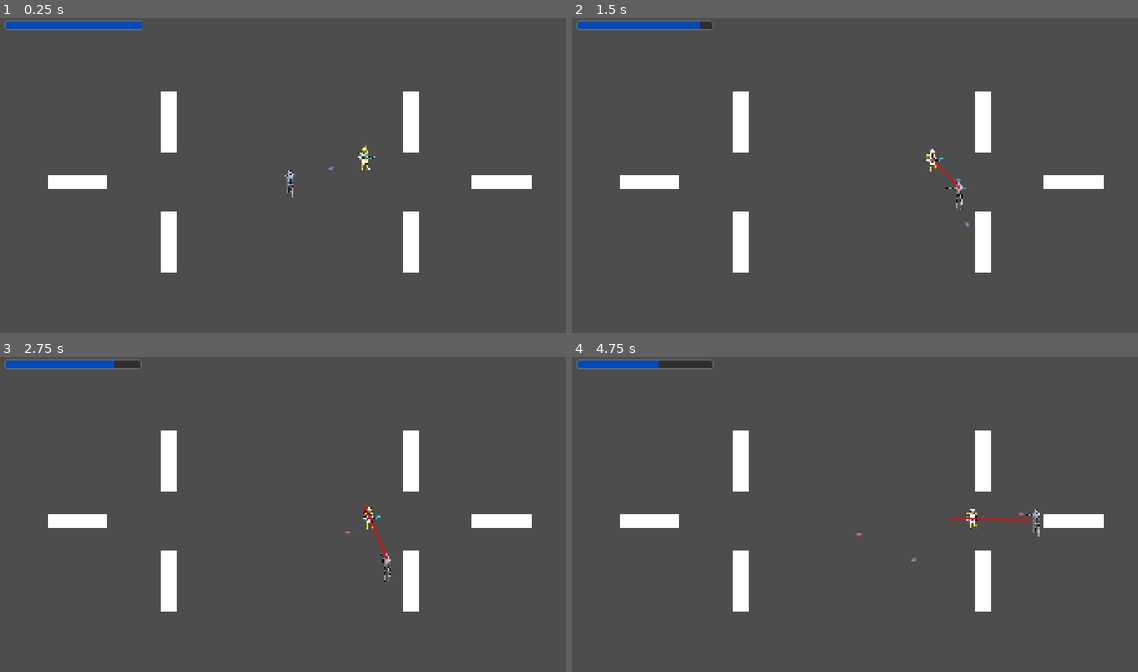
Above: before the commit, frames 1-4 (two rows, left to right).
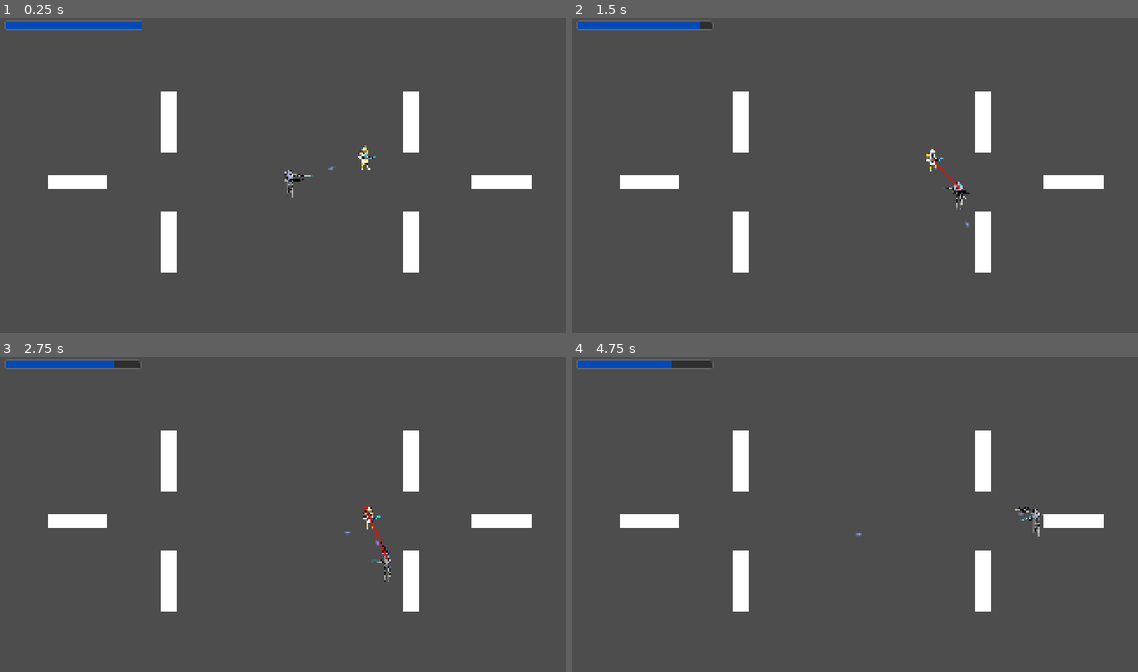
Above: after the commit, the same moments.

Repository: Thechi2000/ogj-2025
Game: Godot game, scene res://nodes/levels/level1/level1.tscn
Two runs of this game, one before a commit and one after it. Both use one fixed random seed, a clock stepped at 60 frames per second and the inputs below. The engine's default icon, where the game draws it, is replaced by a stand-in: a white triangle on a blue panel in a dark square.
Inputs (mouse positions are in pixels of both pictures, inside the frame that each line leads up to):
- Up to frame 1 (0.25 s): no input
- Up to frame 2 (1.5 s): move the mouse to (990, 166) at 0.52 s; hold E (use_right_leg_module) 0.53-1.28 s; tap R (use_body_module) at 0.6 s; click (990, 166) at 0.8 s; move the mouse to (747, 197) at 1.27 s; hold S (move_down) from 1.28 s (still down); click (747, 197) at 1.35 s
- Up to frame 3 (2.75 s): right-click (175, 536) at 1.55 s; move the mouse to (345, 448) at 2.02 s; release S (move_down) at 2.03 s; hold E (use_right_leg_module) from 2.03 s (still down); right-click (345, 448) at 2.1 s; tap R (use_body_module) at 2.3 s
- Up to frame 4 (4.75 s): move the mouse to (832, 586) at 2.77 s; release E (use_right_leg_module) at 2.78 s; hold W (move_up) 2.78-3.53 s; tap R (use_body_module) at 2.85, 4.55 s; click (832, 586) at 3.05 s; move the mouse to (1036, 571) at 3.52 s; hold Q (use_left_leg_module) from 3.53 s (still down); click (1036, 571) at 3.6 s; right-click (1036, 571) at 3.8 s; move the mouse to (685, 470) at 4.27 s; right-click (685, 470) at 4.35 s

The runs differ from the first frame. In frame 1, less than 0.1% of the frame differs, in the area x 50-56%, y 48-53%; in frame 2, less than 0.1%; in frame 3, less than 0.1%; in frame 4, 0.3%, in the area x 15-84%, y 1-65%.

Commit message:
feat: use per-module assets

Diff:
--- a/nodes/modules/gun/gun.tscn
+++ b/nodes/modules/gun/gun.tscn
@@ -1,15 +1,15 @@
 [gd_scene load_steps=4 format=3 uid="uid://bc1t0mbemebpa"]
 
 [ext_resource type="Script" uid="uid://bv1l3leig3xku" path="res://nodes/modules/gun/gun.gd" id="1_opwvb"]
+[ext_resource type="Texture2D" uid="uid://yrkxii4ijxgj" path="res://arts/player/r_arm_gun.png" id="3_pfpc1"]
 [ext_resource type="Texture2D" uid="uid://8263dyme0i1k" path="res://arts/player/l arm.png" id="4_4m6ve"]
-[ext_resource type="Texture2D" uid="uid://chfda6w6t7pxk" path="res://arts/player/r_arm.png" id="5_dw2hp"]
 
 [node name="Gun" type="Node2D" node_paths=PackedStringArray("leftSprite", "rightSprite")]
 script = ExtResource("1_opwvb")
 collision_layer = 2
 collision_mask = 9
 leftSprite = NodePath("LArm")
-rightSprite = NodePath("RArm")
+rightSprite = NodePath("RArmGun")
 
 [node name="LArm" type="Sprite2D" parent="."]
 z_index = -1
@@ -19,9 +19,9 @@
 texture = ExtResource("4_4m6ve")
 offset = Vector2(44, 101)
 
-[node name="RArm" type="Sprite2D" parent="."]
+[node name="RArmGun" type="Sprite2D" parent="."]
 z_index = 1
-rotation = -1.7185
-scale = Vector2(0.0994213, 0.0994213)
-texture = ExtResource("5_dw2hp")
-offset = Vector2(-4, 95)
+position = Vector2(-1.19209e-07, 2.84217e-14)
+scale = Vector2(0.134832, 0.134832)
+texture = ExtResource("3_pfpc1")
+offset = Vector2(196.551, 24.5688)
--- a/nodes/modules/missile_launcher/missile_launcher.tscn
+++ b/nodes/modules/missile_launcher/missile_launcher.tscn
@@ -1,26 +1,24 @@
 [gd_scene load_steps=4 format=3 uid="uid://dwsuv5q3bjgg4"]
 
 [ext_resource type="Script" uid="uid://dsve04ofksnxs" path="res://nodes/modules/missile_launcher/missile_launcher.gd" id="1_ebyf0"]
-[ext_resource type="Texture2D" uid="uid://8263dyme0i1k" path="res://arts/player/l arm.png" id="2_g6nvv"]
-[ext_resource type="Texture2D" uid="uid://chfda6w6t7pxk" path="res://arts/player/r_arm.png" id="3_k07dx"]
+[ext_resource type="Texture2D" uid="uid://jpixrbtt8gw6" path="res://arts/player/r_atomic.png" id="2_g6nvv"]
+[ext_resource type="Texture2D" uid="uid://bo170unc2tmsc" path="res://arts/player/l_atomic.png" id="3_k07dx"]
 
 [node name="MissileLauncher" type="Node2D" node_paths=PackedStringArray("leftSprite", "rightSprite")]
 script = ExtResource("1_ebyf0")
-leftSprite = NodePath("LArm")
-rightSprite = NodePath("RArm")
+leftSprite = NodePath("LAtomic")
+rightSprite = NodePath("RAtomic")
 
-[node name="LArm" type="Sprite2D" parent="."]
+[node name="RAtomic" type="Sprite2D" parent="."]
+z_index = 1
+rotation = -1.63035
+scale = Vector2(0.102131, 0.102131)
+texture = ExtResource("2_g6nvv")
+offset = Vector2(-34.6489, 117.095)
+
+[node name="LAtomic" type="Sprite2D" parent="."]
 z_index = -1
-position = Vector2(-1, 0)
-rotation = -1.25792
-scale = Vector2(0.0979236, 0.0979236)
-texture = ExtResource("2_g6nvv")
-offset = Vector2(44, 101)
-
-[node name="RArm" type="Sprite2D" parent="."]
-visibility_layer = 4
-z_index = 1
-rotation = -1.71256
-scale = Vector2(0.0994213, 0.0994213)
+rotation = -0.944176
+scale = Vector2(0.0959404, 0.0959404)
 texture = ExtResource("3_k07dx")
-offset = Vector2(-4, 95)
+offset = Vector2(87, 94)
--- a/nodes/modules/sword/sword.tscn
+++ b/nodes/modules/sword/sword.tscn
@@ -1,9 +1,9 @@
 [gd_scene load_steps=11 format=3 uid="uid://cxb64hql8b5qy"]
 
 [ext_resource type="Script" uid="uid://cuwortfqb4yqy" path="res://nodes/modules/sword/sword.gd" id="1_q0ep5"]
-[ext_resource type="Texture2D" uid="uid://cvodvswba1gvo" path="res://arts/tests/player_pixel/left_arm.png" id="3_6i8tx"]
 [ext_resource type="Texture2D" uid="uid://cql5xlwhb5kig" path="res://arts/slash.png" id="3_i2kl5"]
-[ext_resource type="Texture2D" uid="uid://c7q2w3f30bf36" path="res://arts/tests/player_pixel/right_arm.png" id="4_m1ral"]
+[ext_resource type="Texture2D" uid="uid://6ts057xee6ri" path="res://arts/player/r_sword.png" id="5_m1ral"]
+[ext_resource type="Texture2D" uid="uid://7ercfqofu73e" path="res://arts/player/l_sword.png" id="6_pmdvg"]
 
 [sub_resource type="CapsuleShape2D" id="CapsuleShape2D_6i8tx"]
 radius = 26.0
@@ -49,8 +49,8 @@
 collision_layer = 2
 collision_mask = 8
 script = ExtResource("1_q0ep5")
-leftSprite = NodePath("LeftArm")
-rightSprite = NodePath("RightArm")
+leftSprite = NodePath("LSword")
+rightSprite = NodePath("RSword")
 
 [node name="CollisionShape2D" type="CollisionShape2D" parent="."]
 position = Vector2(32, 0)
@@ -70,17 +70,17 @@
 wait_time = 0.25
 one_shot = true
 
-[node name="LeftArm" type="Sprite2D" parent="."]
-visible = false
-texture_filter = 1
-texture = ExtResource("3_6i8tx")
-offset = Vector2(5, 12)
+[node name="RSword" type="Sprite2D" parent="."]
+rotation = -1.66265
+scale = Vector2(0.118056, 0.118056)
+texture = ExtResource("5_m1ral")
+offset = Vector2(-22, 186)
 
-[node name="RightArm" type="Sprite2D" parent="."]
-visible = false
-texture_filter = 1
-texture = ExtResource("4_m1ral")
-offset = Vector2(-1, 10)
+[node name="LSword" type="Sprite2D" parent="."]
+rotation = -1.22881
+scale = Vector2(0.126375, 0.126375)
+texture = ExtResource("6_pmdvg")
+offset = Vector2(77, 178)
 
 [connection signal="body_entered" from="." to="." method="_on_body_entered"]
 [connection signal="timeout" from="ActiveTimer" to="." method="_on_active_timer_timeout"]
--- a/nodes/player/player.gd
+++ b/nodes/player/player.gd
@@ -36,8 +36,8 @@
 @export_flags("LeftArm","RightArm","LeftLeg","RightLeg","Body","Movement") var allowed = -1
 
 func _ready():
-	add_module(ModuleSlot.LeftArm, preload("res://nodes/modules/gun/gun.tscn").instantiate())
-	add_module(ModuleSlot.RightArm, preload("res://nodes/modules/missile_launcher/missile_launcher.tscn").instantiate())
+	add_module(ModuleSlot.LeftArm, preload("res://nodes/modules/sword/sword.tscn").instantiate())
+	add_module(ModuleSlot.RightArm, preload("res://nodes/modules/gun/gun.tscn").instantiate())
 	add_module(ModuleSlot.LeftLeg, preload("res://nodes/modules/dash/dash.tscn").instantiate())
 	add_module(ModuleSlot.RightLeg, preload("res://nodes/modules/dash/dash.tscn").instantiate())
 	add_module(ModuleSlot.Body, preload("res://nodes/modules/base_torso/base_torso.tscn").instantiate())
@@ -70,11 +70,6 @@
 		if velocity.length() > 0:
 			velocity = velocity.normalized() * speed
 
-	if modules.has(ModuleSlot.LeftArm):
-		modules[ModuleSlot.LeftArm].look_at(get_global_mouse_position())
-	if modules.has(ModuleSlot.RightArm):
-		modules[ModuleSlot.RightArm].look_at(get_global_mouse_position())
-
 	try_use("use_left_arm_module", ModuleSlot.LeftArm, AllowedActions.ModuleLeftArm)
 	try_use("use_right_arm_module", ModuleSlot.RightArm, AllowedActions.ModuleRightArm)
 	try_use("use_left_leg_module", ModuleSlot.LeftLeg, AllowedActions.ModuleLeftLeg)
@@ -86,6 +81,8 @@
 func try_use(input, slot, flag):
 	if Input.is_action_pressed(input) and modules.has(slot) && allowed & flag != 0:
 		var mod: Module = modules[slot]
+		if slot == ModuleSlot.LeftArm or slot == ModuleSlot.RightArm:
+			mod.look_at(get_global_mouse_position())
 		mod.use()
 
 func update_health(diff):
--- a/nodes/player/player.tscn
+++ b/nodes/player/player.tscn
@@ -46,7 +46,7 @@
 position = Vector2(7, -18)
 
 [node name="RightArm" type="Marker2D" parent="."]
-position = Vector2(-14, -16)
+position = Vector2(-15, -16)
 
 [node name="Body" type="Marker2D" parent="."]
 position = Vector2(0, -9)
Not shown, added: arts/player/jetpack.png.import
Not shown, added: arts/player/l_atomic.png.import
Not shown, added: arts/player/l_sword.png.import
Not shown, added: arts/player/r_arm_gun.png.import
Not shown, added: arts/player/r_atomic.png.import
Not shown, added: arts/player/r_sword.png.import
Not shown, added: arts/player/tank.png.import
